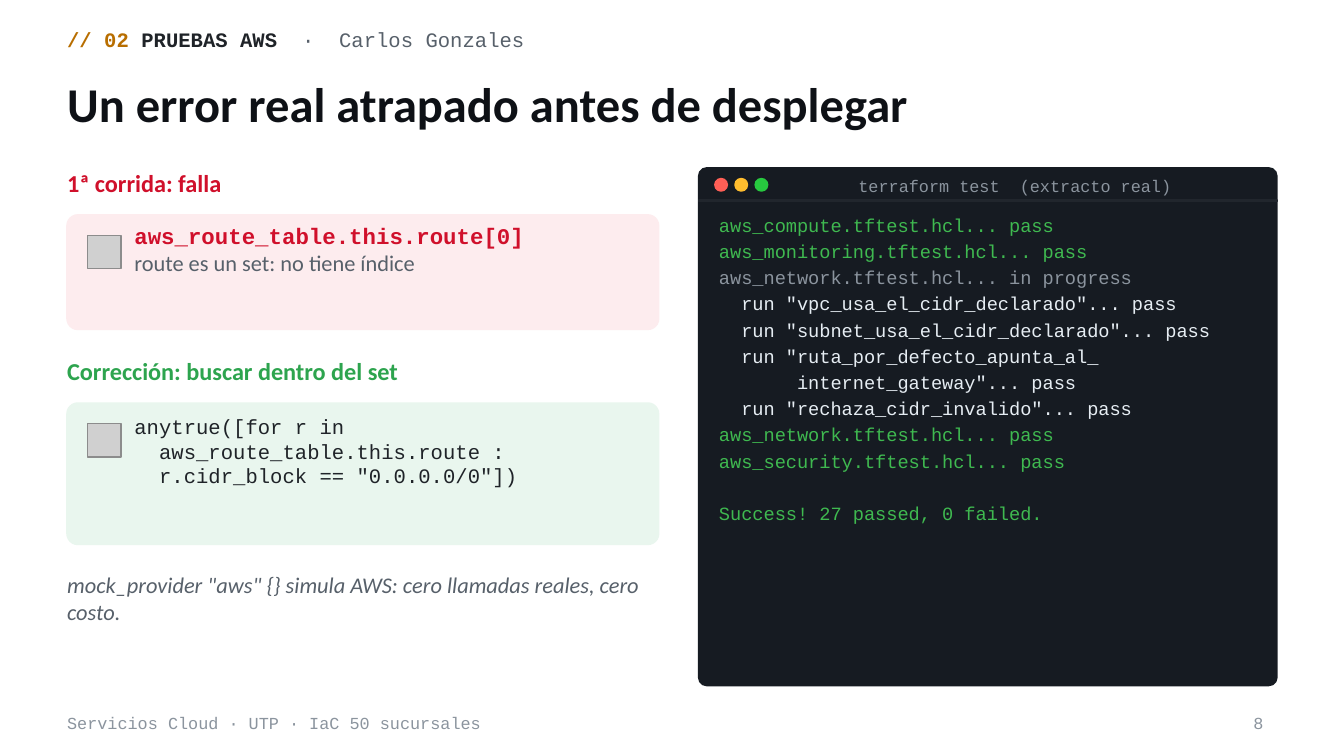
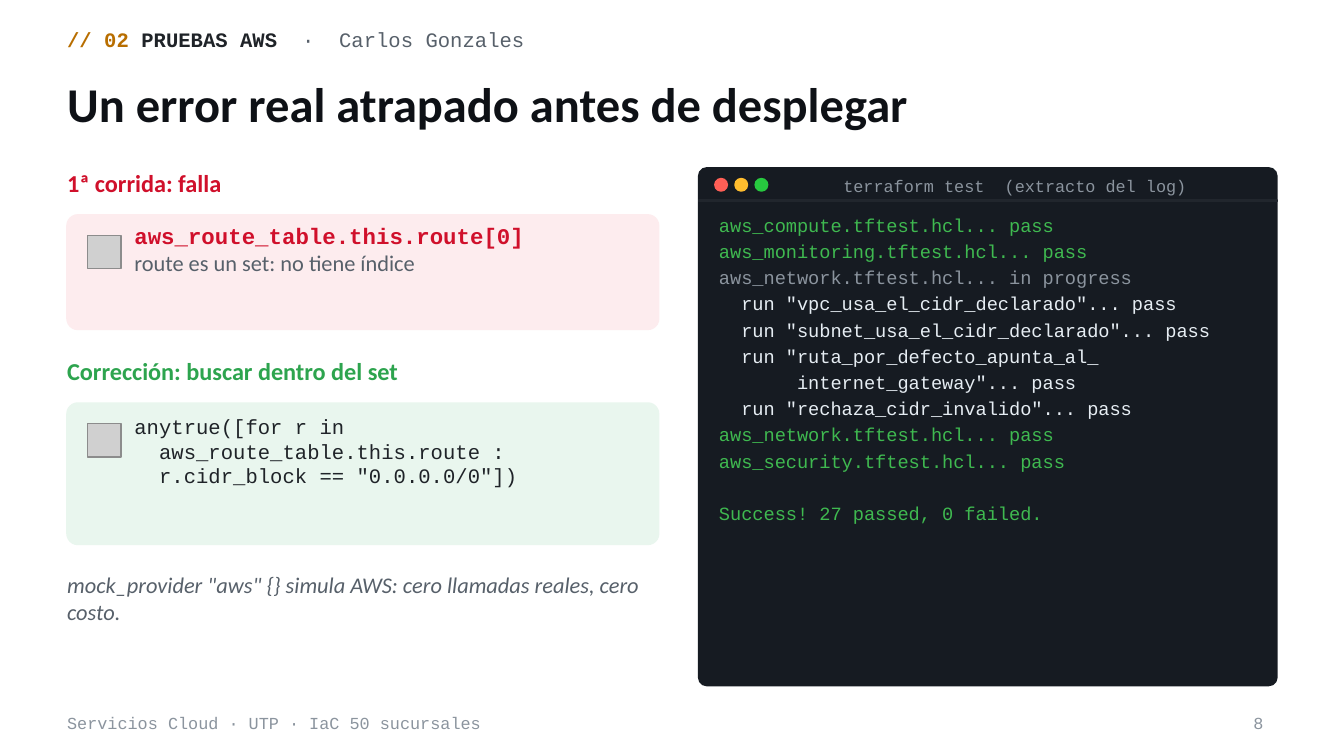
Before and after one commit to ThiagoIcochea/ServiciosCloudIAC, a slide deck: slide 8 of docs/academic/Sustentacion-IaC-50-Sucursales.pptx. Drawn at 1344x756 pixels with LibreOffice and Linux fonts; fonts in the diff are those of the drawing; grey boxes stand for pictures. Boxes give left, top, right and bottom in pixels: in the first picture for what was removed or moved away, otherwise in the second. Text is boxed around its words. In the diff, an @@ line names an element or a change of style, - is before the commit and + after.

```diff
--- a/docs/academic/Sustentacion-IaC-50-Sucursales.pptx
+++ b/docs/academic/Sustentacion-IaC-50-Sucursales.pptx
@@ text at bbox=[843, 180, 1186, 196]: text changed @@
-terraform test (extracto real)
+terraform test (extracto del log)
```
Also in this commit, not shown: 5 other slides changed, 2 slides added, 20 other files.
